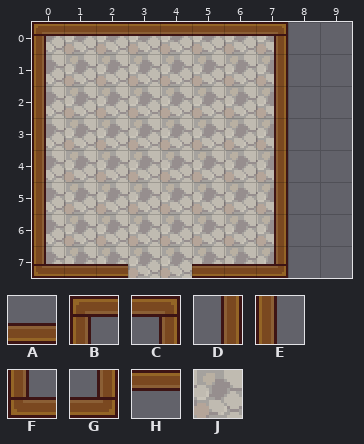
Two states of a Tiled map, assets/maps/interior3.tmx. That is the earlier state.
Cells are 16x16 px. Shown: x 0..9, y 0..7. The old version is drawn lined up with the new one.
Key: from "Interior_build": A 7, B 9, C 10, D 12, E 14, F 15, G 16, H 19; from "Pixel 16 v2 village free": J 24.
_ is an empty cell.
Layers that did not change in this view are not listed.
Layer "Terreno" before, first column x 0:
0 JJJJJJJJ__
1 JJJJJJJJ__
2 JJJJJJJJ__
3 JJJJJJJJ__
4 JJJJJJJJ__
5 JJJJJJJJ__
6 JJJJJJJJ__
7 JJJJJJJJ__
Layer "Blocchi" before, first column x 0:
0 BHHHHHHC__
1 E______D__
2 E______D__
3 E______D__
4 E______D__
5 E______D__
6 E______D__
7 FAA__AAG__
And afterwards:
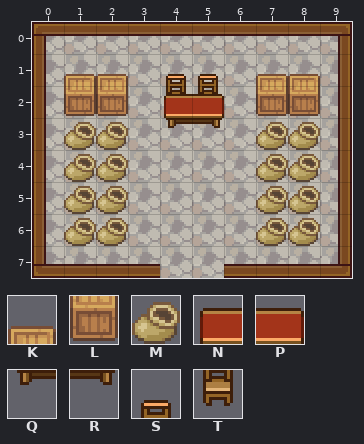
Further tiles: from "Atlas_Props": K 0, L 18, M 23; from "Interior_decor": N 47, P 48, Q 58, R 59, S 67, T 78.
The exact change:
map size 8x8 -> 10x8 cells
Layer "Terreno":
The author put tile J in rows 0 to 7 at x 8 to 9.
Layer "Blocchi":
Tile G becomes tile A in row 7 at x 7.
The author put tile A in row 7 at x 3 and 8.
The author put tile C in row 0 at x 9.
The author put tile D in rows 1 to 6 at x 9.
The author put tile G in row 7 at x 9.
Tile C becomes tile H in row 0 at x 7.
The author put tile H in row 0 at x 8.
Tile D becomes tile L in row 2 at x 7.
The author put tile L in row 2 at x 1 to 2 and 8.
Tile D becomes tile M in rows 3 to 6 at x 7.
The author put tile M in rows 3 to 6 at x 1 to 2 and 8.
The author put tile Q in row 3 at x 4.
The author put tile R in row 3 at x 5.
The author put tile T in row 2 at x 4 to 5.
The author cleared tile A in row 7 at x 5.
The author cleared tile D in row 1 at x 7.
Layer "Blocchi2":
The author put tile K in row 1 at x 1 to 2 and 7 to 8.
The author put tile N in row 2 at x 4.
The author put tile P in row 2 at x 5.
The author put tile S in row 1 at x 4 to 5.
Where, in picture pixels (left, top, right, bottom), the same in both pictures:
changed: (256, 22, 352, 278)
added: (64, 74, 160, 278)
added: (164, 74, 224, 128)
removed: (192, 264, 224, 278)
